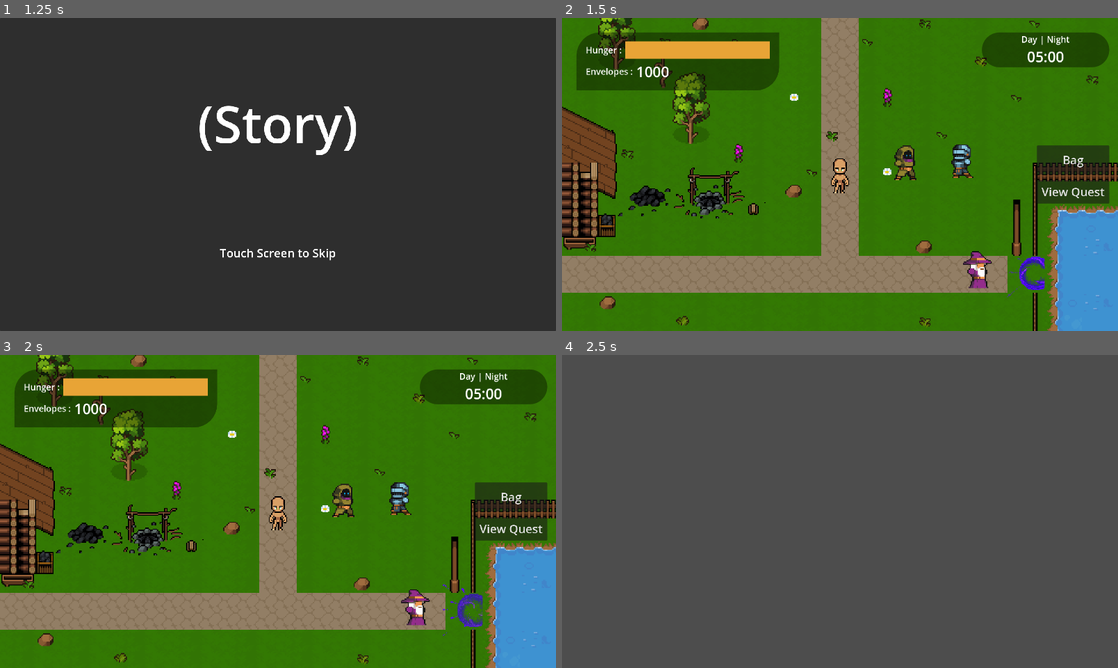
Above: before the commit, frames 1-4 (two rows, left to right).
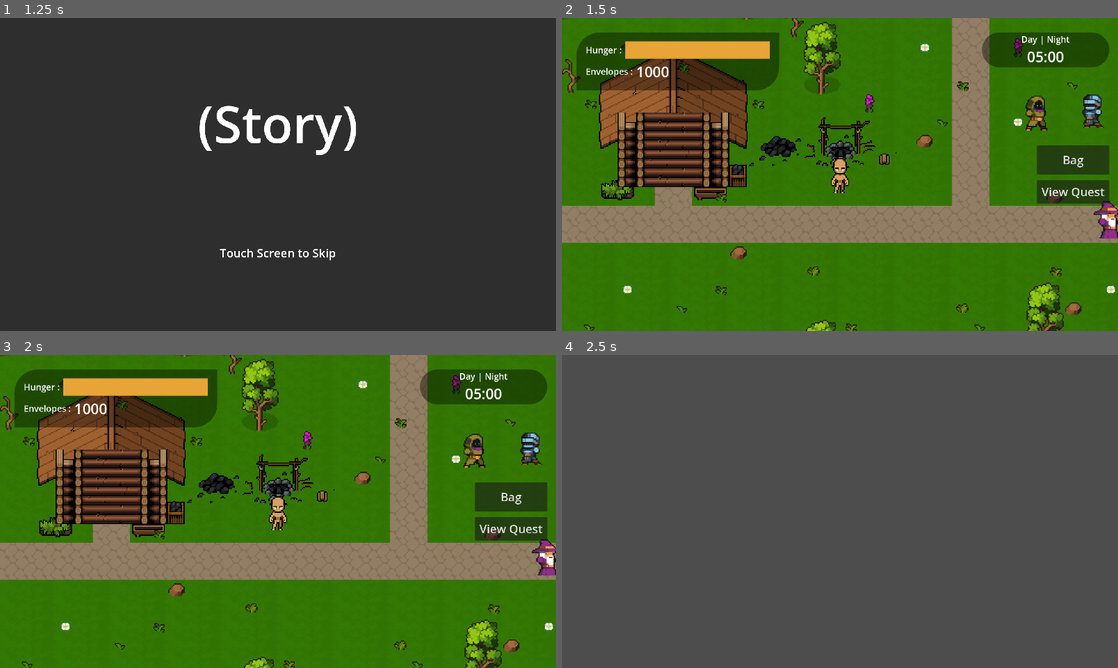
Above: after the commit, the same moments.

Repository: hoaxnt/envelhope-beta
Game: Godot game, scene res://Scenes/utils/main_menu.tscn
The game is run twice, just before and just after one commit, with the same random seed, the same clock (stepped at 60 frames per second) and the same inputs.
Inputs (mouse positions are in pixels of both pictures, inside the frame that each line leads up to):
- Up to frame 1 (1.25 s): click "Continue" at 0.5 s
- Up to frame 2 (1.5 s): click (840, 174) at 1.25 s
- Up to frame 3 (2 s): no input
- Up to frame 4 (2.5 s): click "Bag" at 2 s

Frame 1 is identical in both runs. In frame 2, 51% of the frame differs, in the area x 0-100%, y 0-100%; in frame 3, 51%; in frame 4, nothing differs.

Commit message:
map updates

Diff:
--- a/Scenes/chapters/chapter_1.tscn
+++ b/Scenes/chapters/chapter_1.tscn
@@ -1,15 +1,15 @@
 [gd_scene load_steps=20 format=3 uid="uid://btiivx7viv3y6"]
 
-[ext_resource type="Script" uid="uid://brhpmhtu3mrs4" path="res://scripts/chapters/chapter_1.gd" id="1_k2l3u"]
-[ext_resource type="PackedScene" uid="uid://c8mx67b8f1vc3" path="res://scenes/maps/island/island.tscn" id="2_2t2a1"]
-[ext_resource type="PackedScene" uid="uid://cf5hru462vhwc" path="res://scenes/characters/npc_island/diver.tscn" id="3_lhans"]
-[ext_resource type="PackedScene" uid="uid://csuro1o2pcce1" path="res://scenes/characters/npc_island/balancer.tscn" id="4_gbphn"]
-[ext_resource type="PackedScene" uid="uid://4h22a7hemgyb" path="res://scenes/characters/player.tscn" id="4_itjef"]
-[ext_resource type="Script" uid="uid://tdyss6nwpwej" path="res://scripts/utils/portal.gd" id="5_k2l3u"]
-[ext_resource type="PackedScene" uid="uid://cxvc8000q5li5" path="res://scenes/characters/npc_island/harvester.tscn" id="5_r7jkp"]
+[ext_resource type="Script" uid="uid://brhpmhtu3mrs4" path="res://Scripts/Chapters/chapter_1.gd" id="1_k2l3u"]
+[ext_resource type="PackedScene" uid="uid://c8mx67b8f1vc3" path="res://Scenes/maps/island/island.tscn" id="2_2t2a1"]
+[ext_resource type="PackedScene" uid="uid://cf5hru462vhwc" path="res://Scenes/characters/npc_island/diver.tscn" id="3_lhans"]
+[ext_resource type="PackedScene" uid="uid://csuro1o2pcce1" path="res://Scenes/characters/npc_island/balancer.tscn" id="4_gbphn"]
+[ext_resource type="PackedScene" uid="uid://4h22a7hemgyb" path="res://Scenes/characters/player.tscn" id="4_itjef"]
+[ext_resource type="Script" uid="uid://tdyss6nwpwej" path="res://Scripts/utils/portal.gd" id="5_k2l3u"]
+[ext_resource type="PackedScene" uid="uid://cxvc8000q5li5" path="res://Scenes/characters/npc_island/harvester.tscn" id="5_r7jkp"]
 [ext_resource type="Texture2D" uid="uid://dnhad78k1oqjp" path="res://assets/utils/portal.png" id="6_k2l3u"]
-[ext_resource type="PackedScene" uid="uid://c1n41auotc7uk" path="res://scenes/hud/hud.tscn" id="7_sx3b6"]
-[ext_resource type="PackedScene" uid="uid://nv8phd5kfc7" path="res://scenes/utils/tutorial.tscn" id="10_0ad4i"]
+[ext_resource type="PackedScene" uid="uid://c1n41auotc7uk" path="res://Scenes/hud/hud.tscn" id="7_sx3b6"]
+[ext_resource type="PackedScene" uid="uid://nv8phd5kfc7" path="res://Scenes/utils/tutorial.tscn" id="10_0ad4i"]
 
 [sub_resource type="CircleShape2D" id="CircleShape2D_k2l3u"]
 radius = 6.8259025
@@ -92,7 +92,7 @@
 
 [node name="Player" parent="." instance=ExtResource("4_itjef")]
 z_index = 0
-position = Vector2(884, 203)
+position = Vector2(771, 246)
 
 [node name="Camera2D" type="Camera2D" parent="Player"]
 zoom = Vector2(4, 4)
